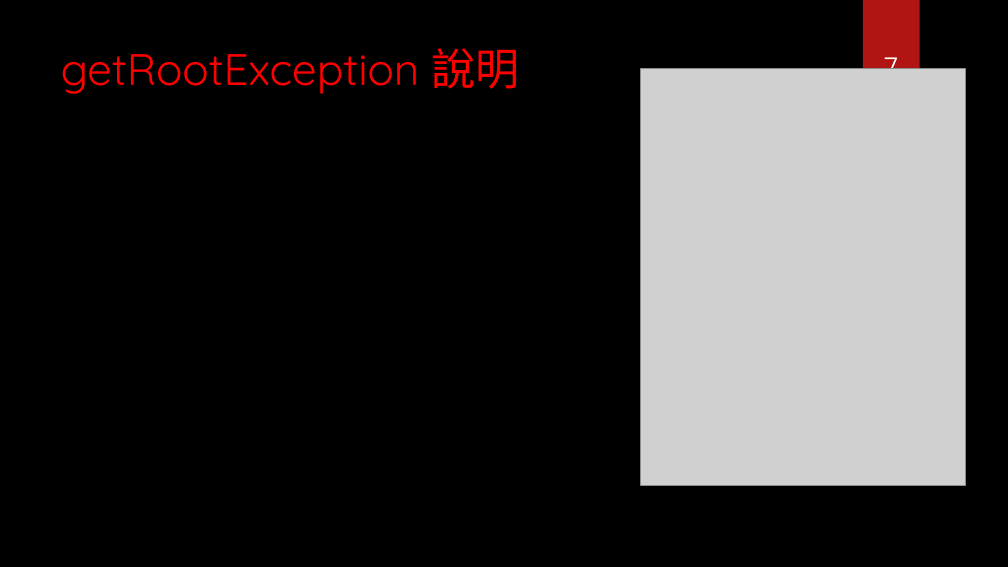
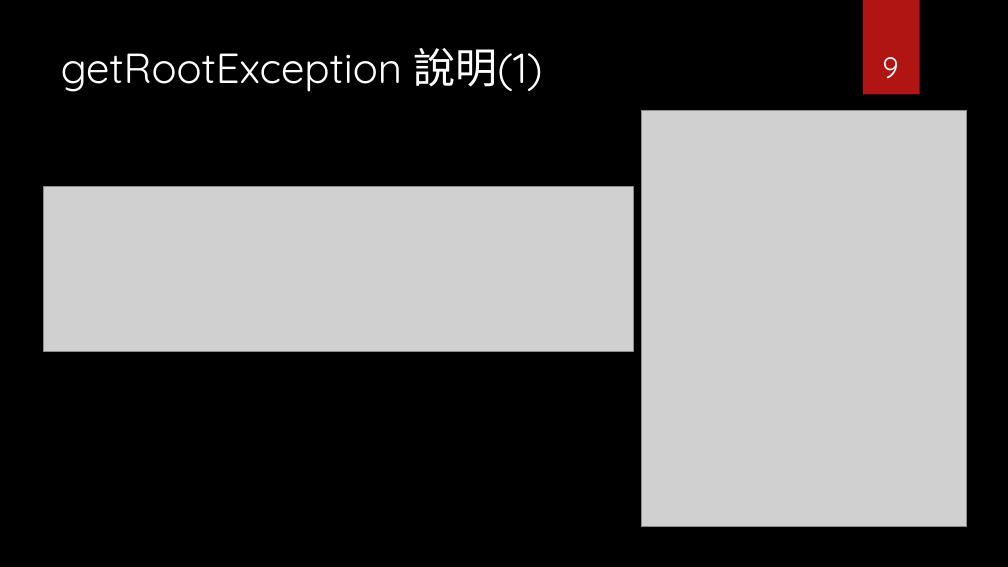
Before and after one commit to Szying/Js_Tools, a slide deck: slide 9 of 補充報告.pptx (slide 7 before the commit). Drawn at 1008x567 pixels with LibreOffice and Linux fonts; fonts in the diff are those of the drawing; grey boxes stand for pictures; background and template pictures are left out. Boxes give left, top, right and bottom in pixels: in the first picture for what was removed or moved away, otherwise in the second. Text is boxed around its words. In the diff, an @@ line names an element or a change of style, - is before the commit and + after.

```diff
--- a/補充報告.pptx
+++ b/補充報告.pptx
@@ title at [61, 48, 542, 92]: text changed; size 42 to 40 pt; text colour #FF0000 to #FFFFFF @@
-getRootException 說明
+getRootException 說明(1)
@@ page number at [882, 57, 898, 78]: text changed @@
-7
+9
@@ picture: place and size @@
-picture at [641, 69, 966, 485]
+picture at [642, 110, 966, 527]
@@ picture added at [43, 187, 634, 352] @@
```
Also in this commit, not shown: 14 other slides changed, 4 slides added, 2 slides removed.
